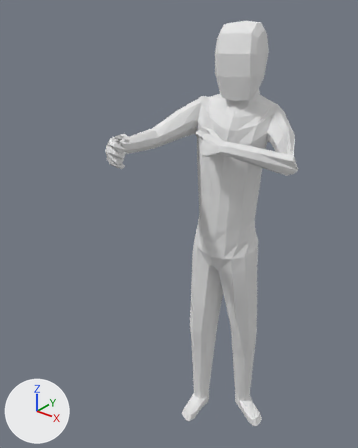
One commit to the Blender file rainbowtest/Assets/Objects/rainbowplayeridle.blend: the scene before it, then after it.
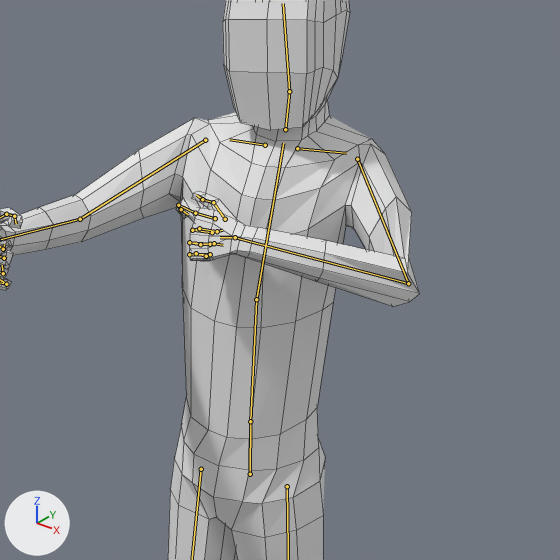
There are two pictures of each version: one whole from a camera (50 mm lens) standing at (6.53, -9.98, 12.15) and looking at (-0.46, -1.24, 6.73), one close up on the part from 34% to 100% of the width and 10% to 63% of the height. Lighting does not change. The marker at lower left points along +X, +Y and +Z. Both versions are drawn at frame 17 of the action 'PlayerAim'; the numbers are the values there. The bones that bend it are drawn over the model as lines in the close-ups. The close-ups show mesh edges as thin lines.

In view in the first close-up: 'Player'.
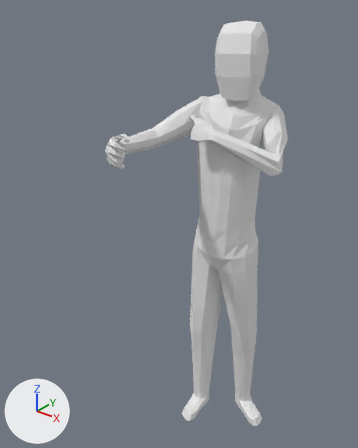
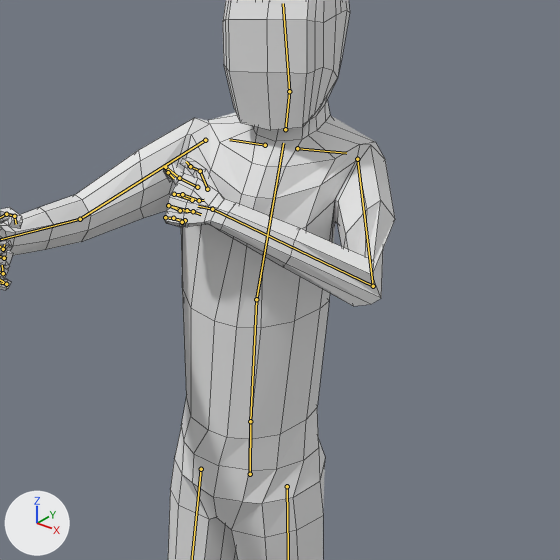
Changed parts and their boxes [x1, y1, x2, y2] in the close-ups (560 x 560 px):
```json
{"object": "Player", "change": "posed", "before": [0, 0, 420, 560], "after": [0, 0, 395, 560]}
{"bone": "upper_arm.L", "before": "(357, 159) to (408, 283)", "after": "(357, 159) to (373, 286)"}
```

Scene script edits in JSON lines:
```json
{"block": "bone_upper_arm_l", "where": "bone_upper_arm_l = bpy.data.objects['skeleton'].pose.bones['upper_arm.L']  # child of 'shoulder.L'"}
{"op": "set", "path": "bone_upper_arm_l.rotation_quaternion", "old": "(0.904, 0.415, -0.091, -0.039)", "new": "(0.889, 0.429, -0.085, -0.139)", "note": "degrees (50, -8, -8) -> degrees (52, -2, -19)"}
```
